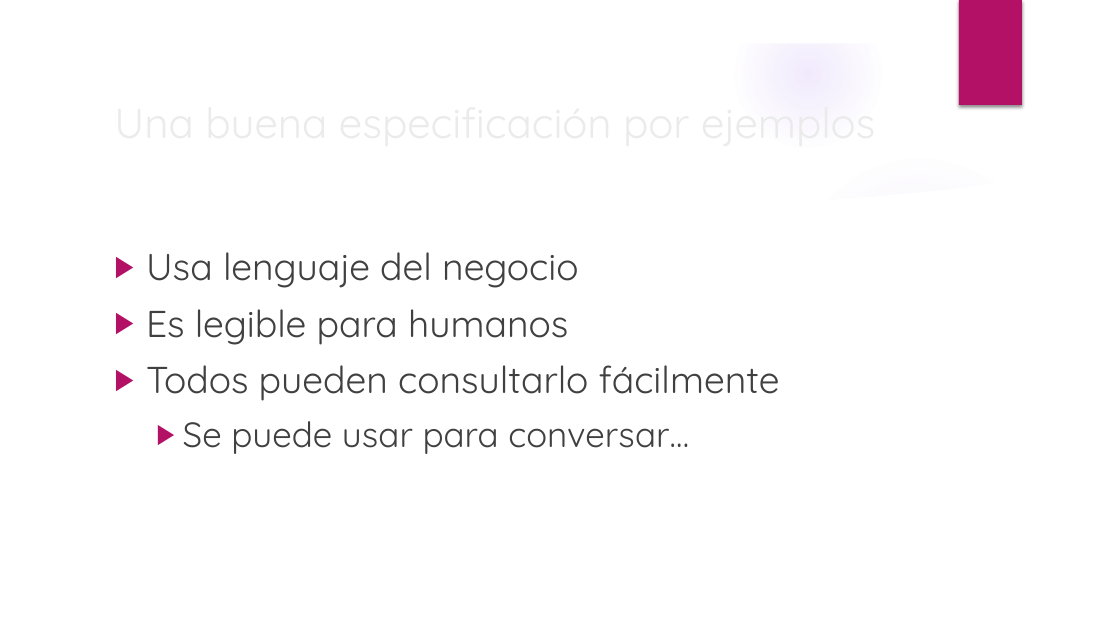
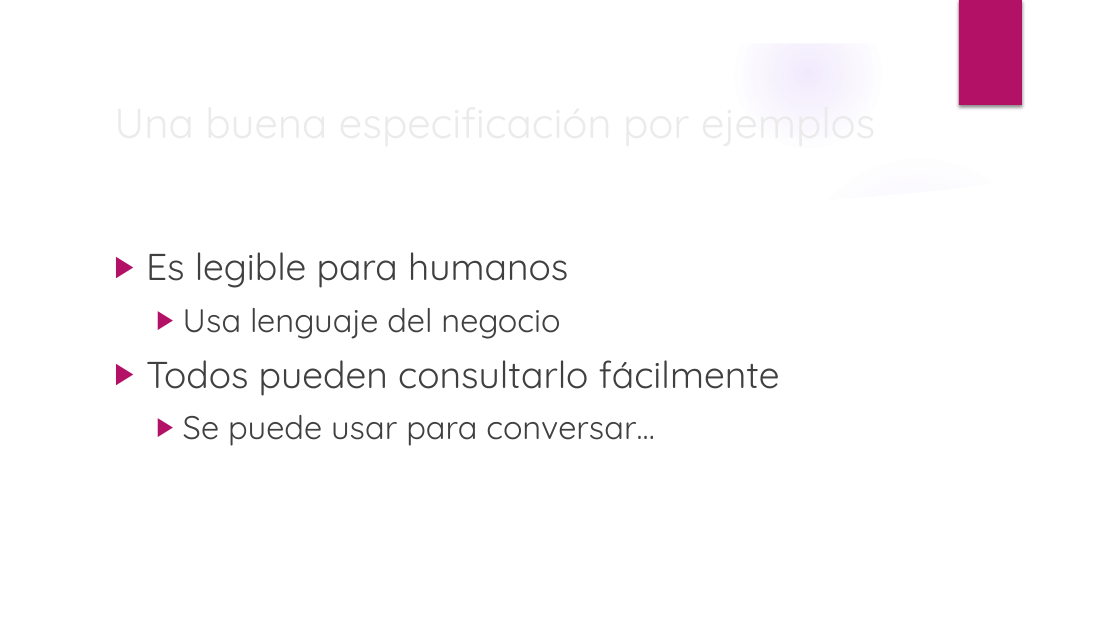
Before and after one commit to oscarcenteno/charla-especificacion-por-ejemplos, a slide deck: slide 16 of Especificacion por Ejemplos.pptx. Drawn at 1120x630 pixels with LibreOffice and Linux fonts; fonts in the diff are those of the drawing; background and template pictures are left out. Boxes give left, top, right and bottom in pixels: in the first picture for what was removed or moved away, otherwise in the second. Text is boxed around its words. In the diff, an @@ line names an element or a change of style, - is before the commit and + after.

Commit message:
Aclaro ejemplos y formatos

```diff
--- a/Especificacion por Ejemplos.pptx
+++ b/Especificacion por Ejemplos.pptx
@@ text at (146,252,568,288): paragraph added @@
+▶ Es legible para humanos
@@ text at (146,309,568,345): paragraph removed @@
-▶ Es legible para humanos
@@ text at (183,308,655,446): size 32 to 28 pt in "Usa lenguaje del negocio"; size 30 to 28 pt in "Se puede usar para conversar…"; list level 1 to 2 in "Usa lenguaje del negocio" @@
```
Also in this commit, not shown: 1 other slide changed, 1 slide added, 3 other files.
